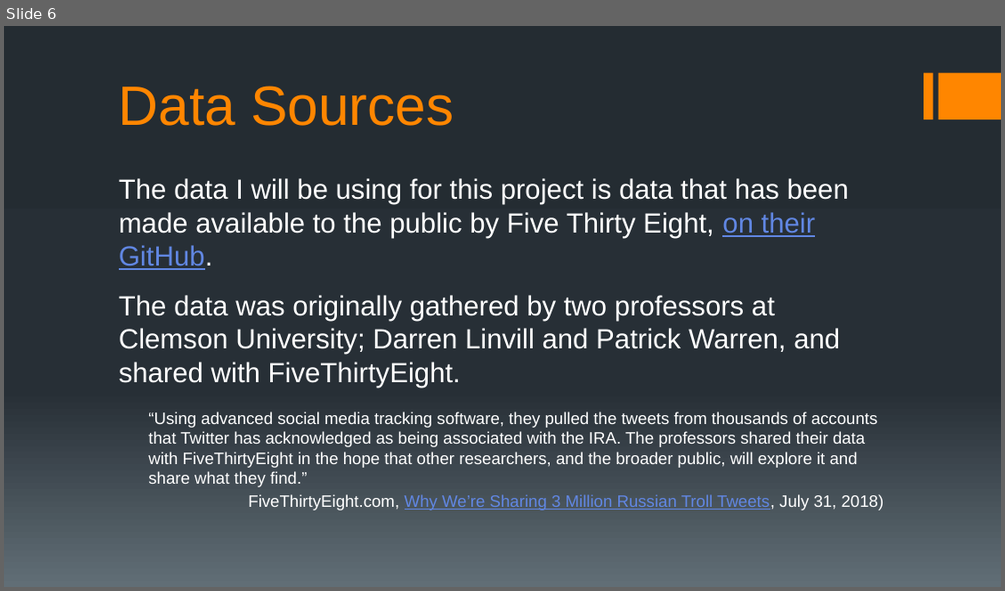
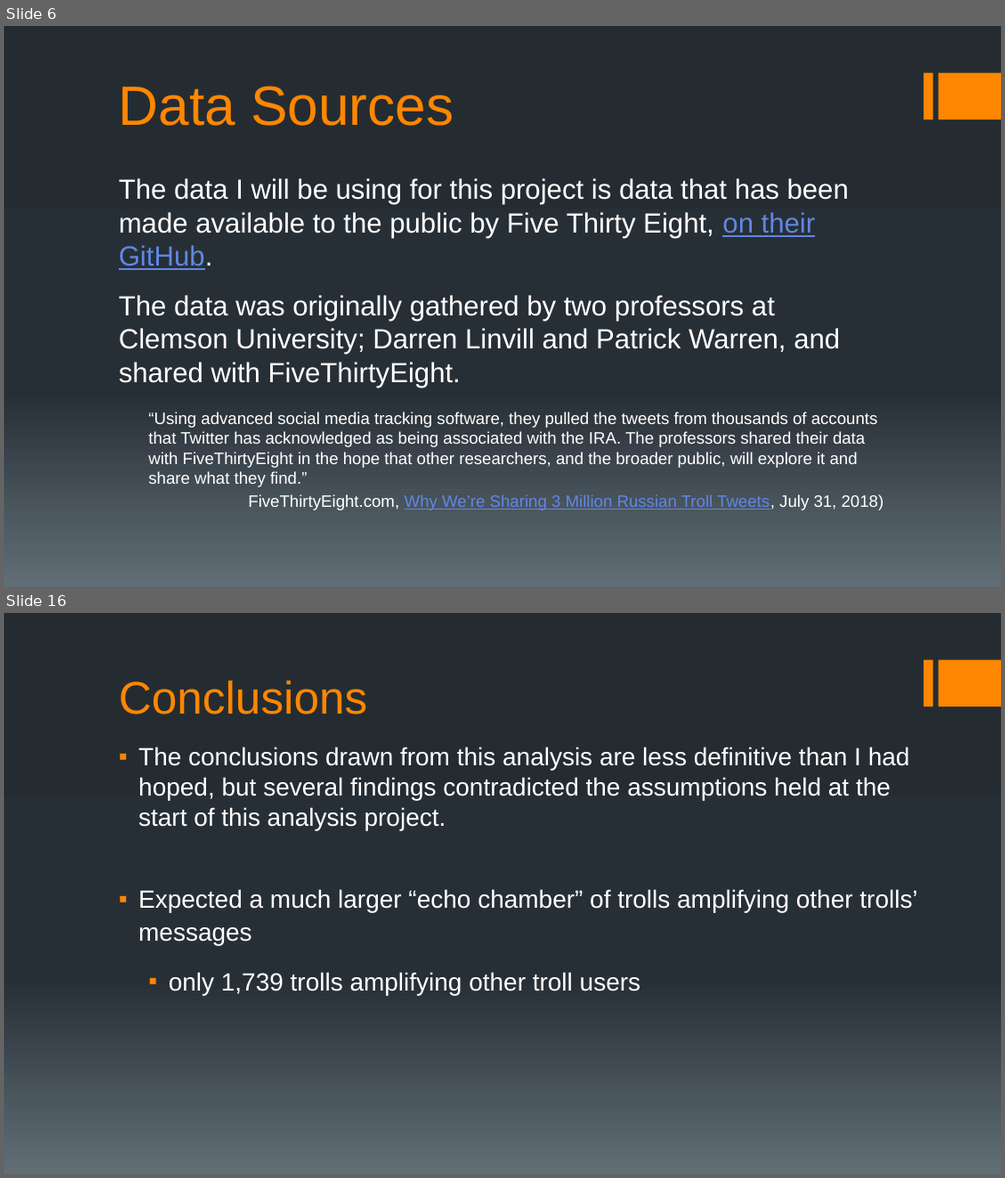
Before and after one commit to chudzikr/Capstone2, a slide deck: reports/Capstone2_Final_Report_Pres.pptx. Shown one above the other, each under a label of ours: slide 6 before the commit, slides 6 and 16 after it; the slides between them are not shown. The pictures are 1005x591 and 1005x1178 pixels, drawn with LibreOffice and Linux fonts; fonts in the diff are those of the drawing. Boxes give left, top, right and bottom in pixels: in the first picture for what was removed or moved away, otherwise in the second. Text is boxed around its words. In the diff, an @@ line names an element or a change of style, - is before the commit and + after.

```diff
--- a/reports/Capstone2_Final_Report_Pres.pptx
+++ b/reports/Capstone2_Final_Report_Pres.pptx
@@ slide 16 added at (4, 613, 1001, 1174), background gradient #242C33 to #273037 to #636D76; not listed: 2 template elements that a slide beside it also shows @@
@@ title added at (119, 680, 368, 714), 33 pt, text #FF8600 @@
+Conclusions
@@ text added at (138, 747, 917, 995), 18 pt, text #FFFFFF @@
+▪ The conclusions drawn from this analysis are less definitive than I had hoped, but several findings contradicted the assumptions held at the start of this analysis project.
+▪ Expected a much larger “echo chamber” of trolls amplifying other trolls’ messages
+  ▪ only 1,739 trolls amplifying other troll users
```
Also in this commit, not shown: 2 slides changed, 9 other slides added, 1 slide removed, 1 other file.
